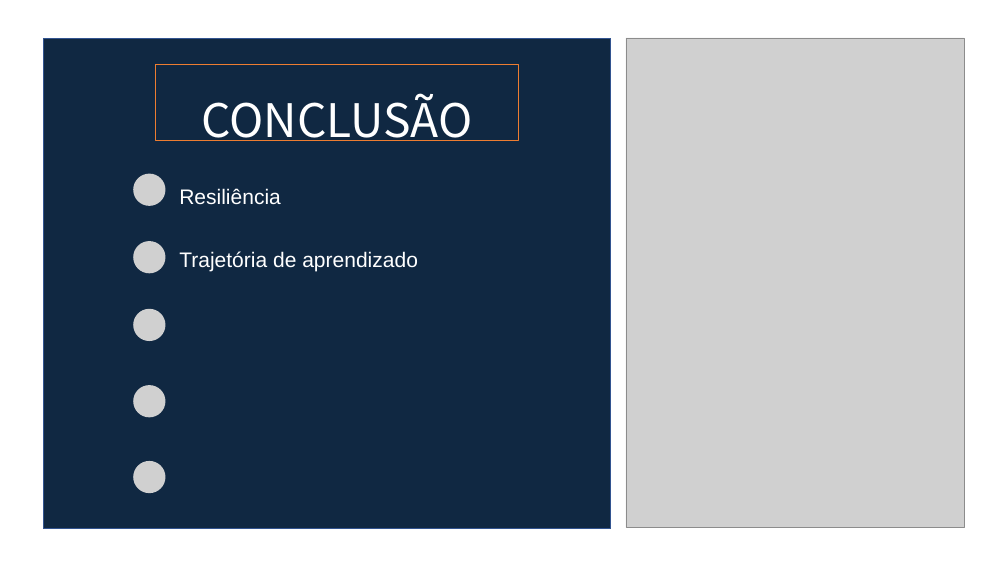
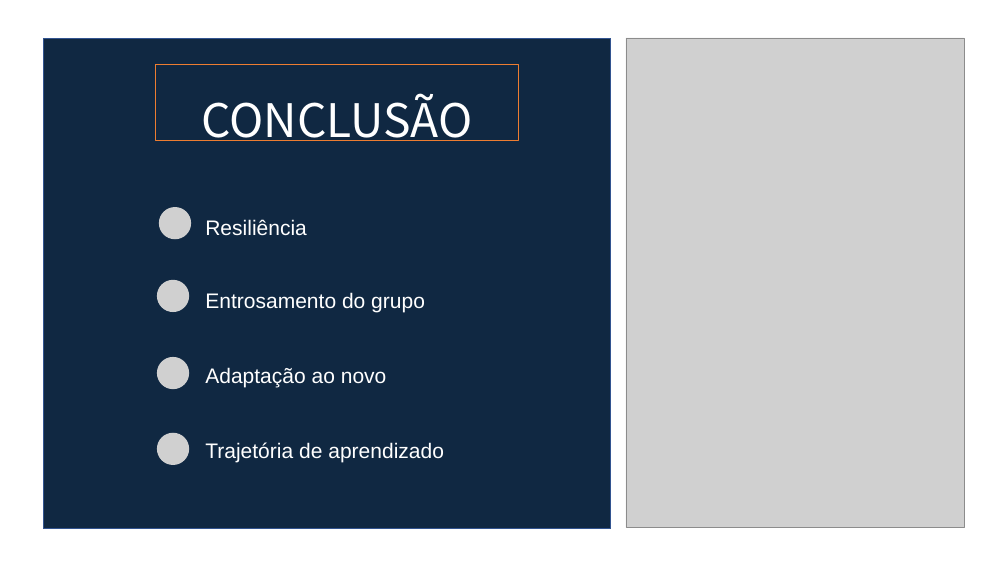
Before and after one commit to BandTec/grupo-05-adsa-20201, a slide deck: slide 16 of Supervisor 3.pptx (slide 14 before the commit). Drawn at 1008x567 pixels with LibreOffice and Linux fonts; fonts in the diff are those of the drawing; grey boxes stand for pictures. Boxes give left, top, right and bottom in pixels: in the first picture for what was removed or moved away, otherwise in the second. Text is boxed around its words. In the diff, an @@ line names an element or a change of style, - is before the commit and + after.

```diff
--- a/Supervisor 3.pptx
+++ b/Supervisor 3.pptx
@@ text "Resiliência": place and size @@
-text "Resiliência" at bbox=[179, 188, 281, 205]
+text "Resiliência" at bbox=[205, 219, 307, 236]
@@ picture: place and size @@
-picture at bbox=[133, 174, 166, 206]
+picture at bbox=[159, 207, 191, 240]
@@ picture: place and size @@
-picture at bbox=[133, 241, 166, 274]
+picture at bbox=[157, 280, 190, 312]
@@ text added at bbox=[205, 292, 425, 312], 20 pt, text #FFFFFF @@
+  • Entrosamento do grupo
@@ picture removed at bbox=[133, 309, 166, 341] @@
@@ picture: place and size @@
-picture at bbox=[133, 385, 166, 417]
+picture at bbox=[157, 357, 190, 389]
@@ text added at bbox=[205, 367, 387, 387], 20 pt, text #FFFFFF @@
+  • Adaptação ao novo
@@ text "Trajetória de aprendizado": place and size @@
-text "Trajetória de aprendizado" at bbox=[179, 251, 418, 271]
+text "Trajetória de aprendizado" at bbox=[205, 442, 444, 462]
@@ picture: place and size @@
-picture at bbox=[133, 461, 166, 494]
+picture at bbox=[157, 433, 190, 465]
```
Also in this commit, not shown: 14 other slides changed.
